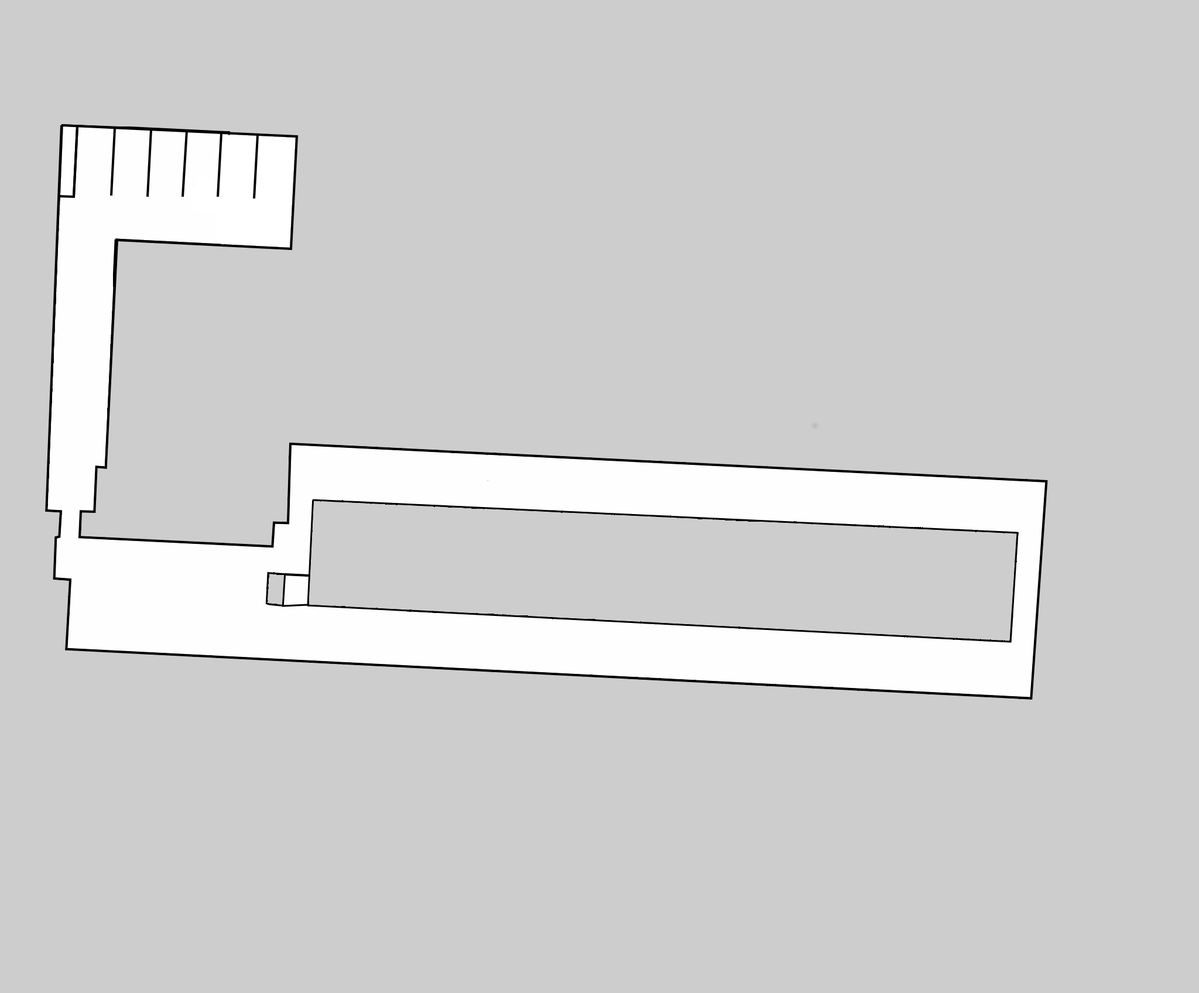
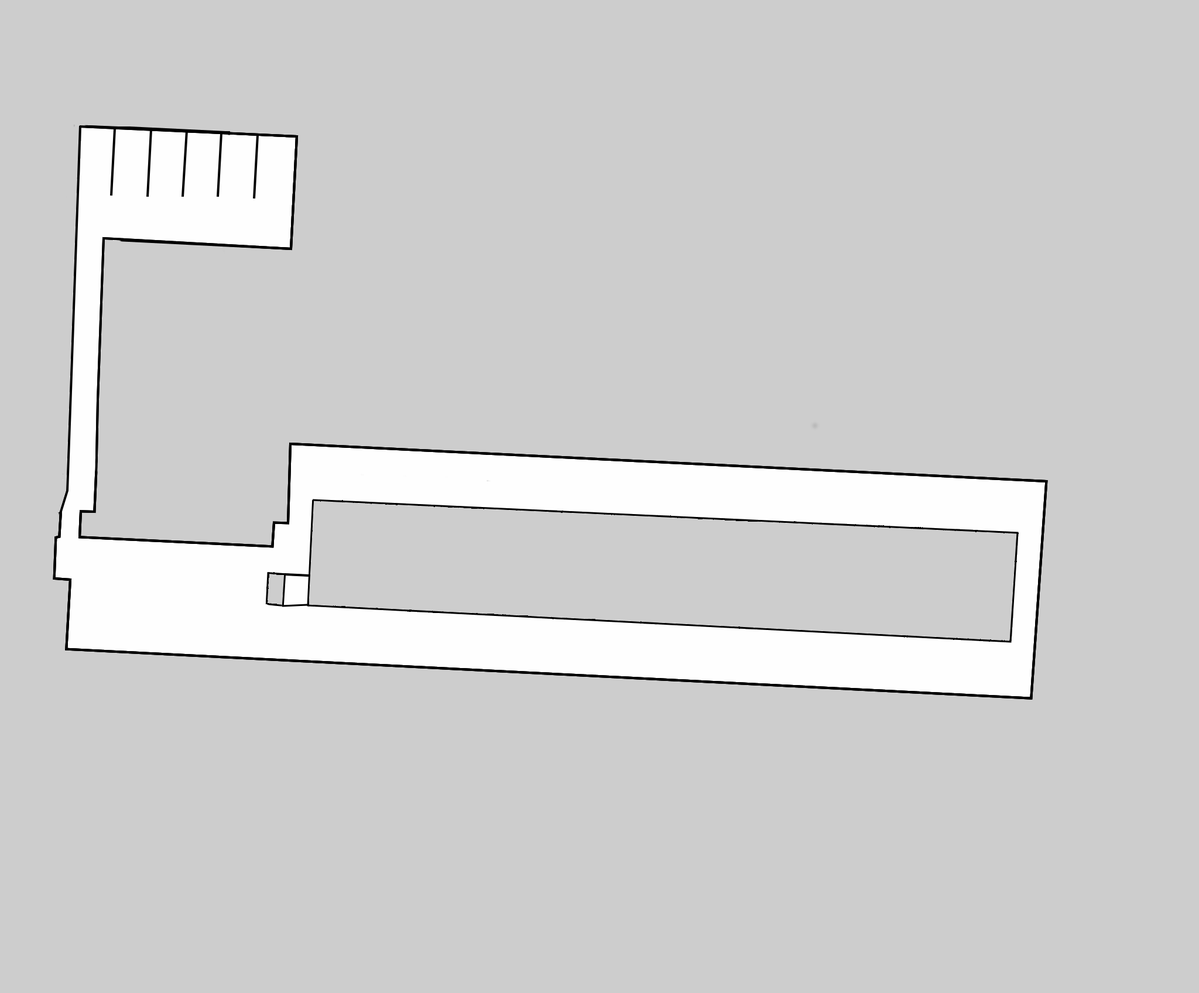
Revision of a layered w=1199, h=993 image; what changed, layer by layer:
painted on "Virtual wall" over (58, 125, 79, 199)
painted on "Clean map" over (45, 124, 1049, 700)
